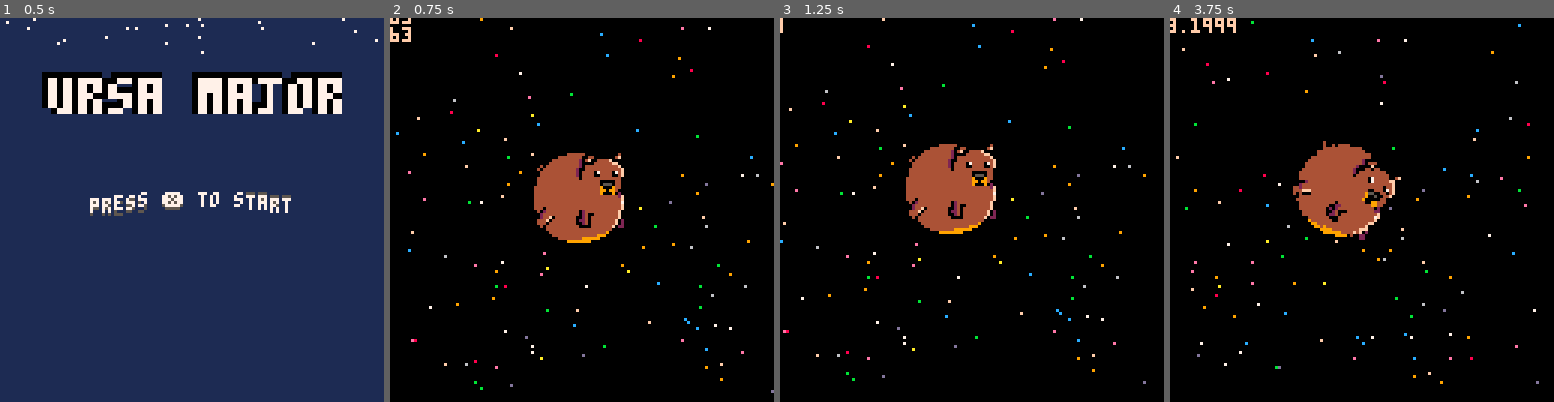
Above: before the commit, frames 1-4 (left to right).
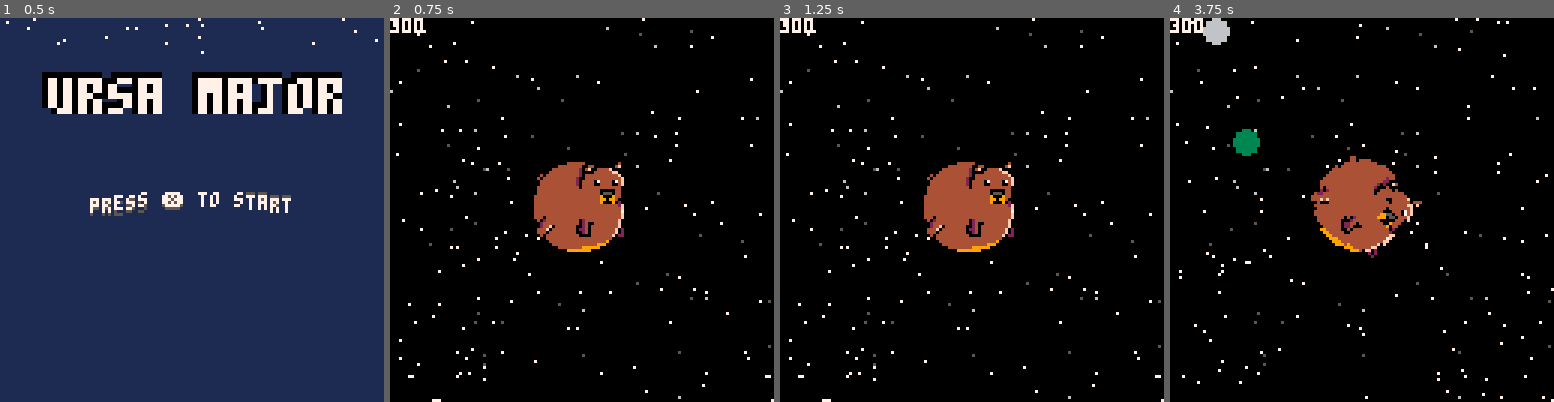
Above: after the commit, the same moments.

Repository: ekaktusz/harvest
Game: PICO-8 cartridge harvest.p8
Two runs of this game, one before a commit and one after it. Both use one fixed random seed, a clock stepped at 60 frames per second and the inputs below.
Inputs:
- Up to frame 1 (0.5 s): tap X (X key) at 0.33 s
- Up to frame 2 (0.75 s): tap O (Z key) at 0.7 s
- Up to frame 3 (1.25 s): tap X (X key) at 1.07 s
- Up to frame 4 (3.75 s): hold Right 1.6-2.1 s; tap O (Z key) every 0.4 s from 1.7 to 3.7 s; tap X (X key) at 1.85, 2.97 s; hold Up 2.15-2.42 s; hold Right 2.47-3.03 s; hold Left 3.08-3.58 s; hold Down from 3.63 s (still down)

Frame 1 is identical in both runs. In frame 2, 4.1% of the frame differs, in the area x 0-100%, y 0-100%; in frame 3, 5.7%; in frame 4, 6.4%.

Commit message:
space_mvp

Diff:
--- a/harvest.p8
+++ b/harvest.p8
@@ -21,7 +21,7 @@
 #include include/mountain.lua
 #include include/stone.lua
 #include include/water.lua
-
+#include include/constellation.lua
 
 __gfx__
 ee00eeeeeeee00eeeeeeeeeeeeeeeeeeeeeee444444eeeeeeeeee444444eeeeeeeeee444444eeeeeeeeeeeeeeeeeeeeeeeeeeeeeeeeeeeee33333333eeeeeeee
--- a/include/bear.lua
+++ b/include/bear.lua
@@ -30,7 +30,7 @@
     elseif bear.level == 2 then
         --rspr(32,bear.x,bear.y,bear.angle,4,4)
         --draw_rotated_tile(bear.x, bear.y, 0/360,  121, 26, 4,false,1)
-        pd_rotate(bear.x, bear.y, bear.rot/360,  123, 28, 5,false,1)
+        pd_rotate(bear.x, bear.y, bear.rot/360,  123, 28, 5,false,1+bear.num_eaten/5)
     end
 end
 
@@ -134,6 +134,12 @@
         if btn(➡️) then
             bear.rot+=1
         end
+        if btn(⬆️) then
+            bear.rot+=1
+        end
+        if btn(⬇️) then
+            bear.rot-=1
+        end
     end
 end
 
--- /dev/null
+++ b/include/constellation.lua
@@ -0,0 +1,59 @@
+function draw_constellation()
+    --csillagkep:
+    line(8,22,24,21,7)
+    line(24,21,34,25,7)
+    line(34,25,43,30,7)
+    line(43,30,68,32,7)
+    line(43,30,44,44,7)
+    line(44,44,66,45,7)
+    line(66,45,68,32,7)
+    line(68,32,94,35,7)
+    line(66,45,88,45,7)
+    line(88,45,94,35,7)
+    line(94,35,115,41,7)
+    line(115,41,88,45,7)
+    line(88,45,95,62,7)
+    line(95,62,107,75,7)
+    line(44,44,40,59,7)
+    line(40,59,35,100,7)
+    line(40,59,53,72,7)
+    line(53,72,70,88,7)
+
+    --fontos csillagok
+    circfill(8,22,2,10)
+    circfill(24,21,2,10)
+    circfill(34,25,2,10)
+    circfill(43,30,2,10)
+    circfill(68,32,2,10)
+    circfill(44,44,2,10)
+    circfill(66,45,2,10)
+    circfill(40,59,2,10)
+    circfill(94,35,2,10)
+    circfill(88,45,2,10)
+    circfill(115,41,2,10)
+    circfill(35,100,2,10)
+    circfill(53,72,2,10)
+    circfill(70,88,2,10)
+    circfill(95,62,2,10)
+    circfill(107,75,2,10)
+
+    --kis csillagok:
+    circfill(5,11,1.5,10)
+    circfill(68,8,1.5,10)
+    circfill(55,104,1.5,10)
+    circfill(57,9,1.5,10)
+    circfill(111,96,1.5,10)
+    circfill(85,92,1.5,10)
+    circfill(5,11,1.5,10)
+    circfill(15,62,1.5,10)
+    circfill(23,80,1.5,10)
+    circfill(105,31,1.5,10)
+    circfill(33,67,1.5,10)
+    circfill(120,92,1.5,10)
+    circfill(99,119,1.5,10)
+    circfill(86,104,1.5,10)
+    circfill(4,2,1.5,10)
+    circfill(117,108,1.5,10)
+    circfill(3,90,1.5,10)
+
+end
--- a/include/particles.lua
+++ b/include/particles.lua
@@ -124,20 +124,22 @@
 	end
 end
 
-function update_explode()
+function update_explode(spd)
+    local _spd = spd or 0.4
 	for i=1,#sparks do
 		if sparks[i].alive then
 			sparks[i].x+=sparks[i].velx / sparks[i].mass
 			sparks[i].y+=sparks[i].vely / sparks[i].mass
-			sparks[i].r-=0.4
-			if sparks[i].r<0.1then--kill particle when too small
+			sparks[i].r-=_spd
+			if sparks[i].r<0.1 then--kill particle when too small
 				sparks[i].alive=false
 			end
 		end
 	end
 end
 
-function draw_explode()
+function draw_explode(color)
+    local _color = color or 7
     for i=1, #sparks do
 		if sparks[i].alive then
 			circfill(
@@ -145,7 +147,7 @@
                 sparks[i].y, --y pos
                 sparks[i].r, --radius
                 --5+rnd(5) --color
-                7
+                _color
 			)
 	    end
 	end
--- a/include/space_level.lua
+++ b/include/space_level.lua
@@ -1,10 +1,14 @@
 function init_space_level()
     space = {
         background_stars = init_stars(),
-        planets = init_planets()
+        planets = init_planets(),
+        anim_time = 60,
+        anim_timer = 0
     }
     current_level = "space"
     bear.level = 2
+    finished = false
+
     sstar_init()
 end
 
@@ -41,21 +45,32 @@
 
 function draw_space_level()
     cls(0)
-    camera_follow_bear()
+
+    --camera_follow_bear()
     for star in all(space.background_stars) do
         pset(star.x,star.y,star.c)
     end
-    for planet in all(space.planets) do
-        circfill(planet.x, planet.y, planet.r, planet.c)
-        --circfill(planet.x+1, planet.y+1, planet.r-2, planet.c+1)
+
+    sstar_draw()
+
+    if not finished then
+        draw_parts(bear_parts)
+        draw_bear()
     end
 
-    draw_parts(bear_parts)
-    draw_bear()
+    if finished and space.anim_time < 20 then
+        draw_constellation()
+    end
 
+    if not finished then
+        for planet in all(space.planets) do
+            circfill(planet.x, planet.y, planet.r, planet.c)
+            --circfill(planet.x+1, planet.y+1, planet.r-2, planet.c+1)
+        end
+    end
+    --log(current_level)
 
-    sstar_draw()
-    --log(current_level)
+    draw_explode(5+rnd(5))
 end
 
 function update_space_level()
@@ -63,4 +78,11 @@
     --update_parts(bear_parts)
     update_controls_bear()
     sstar_update()
+    update_explode(0.1)
+
+    if bear.num_eaten >= 1 and space.anim_time >0  then
+        finished = true
+        explode(63,63,bear.w,500,300)
+        space.anim_time -= 1
+    end
 end
--- a/include/thirdparty.lua
+++ b/include/thirdparty.lua
@@ -240,7 +240,16 @@
   end
 
 function dist(x1,y1,x2,y2)
-	return sqrt((x2-x1) * (x2-x1) + (y2-y1) * (y2-y1))
+	--return sqrt((x2-x1) * (x2-x1) + (y2-y1) * (y2-y1))
+	local xdif=x1-x2
+    local ydif=y1-y2
+
+    local atan=atan2(xdif,ydif)
+
+    local xdist=cos(atan)*xdif
+    local ydist=sin(atan)*ydif
+
+    return xdist+ydist
 end
 
 function clear_table(t)
@@ -251,28 +260,38 @@
 
 
 function sstar_init()
-    sp,dim,l,msp=.02,500,6,3
+    sp,dim,l,msp=.05,500,6,1.5
+	l2=0
     spsq=msp*msp
     cam={x=rnd(dim),y=rnd(dim),vx=0,vy=0}
     stars={}
+	planets={}
     for i=0,l do
         stars[i]={}
+		planets[i]={}
     end
     for i=1,20 do
         for j=0,l do
-            add(stars[j],{x=rnd(dim),y=rnd(dim),c=rnd(10)+6})
+            add(stars[j],{x=rnd(dim),y=rnd(dim),c=7})
         end
     end
+	--for i=1,1 do
+    --    for j=0,l2 do
+    --        add(planets[j],{x=rnd(dim),y=rnd(dim),c=7})
+    --    end
+    --end
 end
 
 function sstar_update()
     local vx,vy=cam.vx,cam.vy
     cam.x+=vx
     cam.y+=vy
-    if(btn(⬅️))vx+=sp
-    if(btn(➡️))vx-=sp
-    if(btn(⬆️))vy+=sp
-    if(btn(⬇️))vy-=sp
+	if not space.finished then
+		if(btn(⬅️))vx+=sp
+		if(btn(➡️))vx-=sp
+		if(btn(⬆️))vy+=sp
+		if(btn(⬇️))vy-=sp
+	end
 
     local vsq=vx*vx+vy*vy
     -- normalise vel
@@ -282,15 +301,45 @@
         vy*=vmul
     end
 
+	for planet in all(space.planets) do
+		if planet.x > 0 and planet.y < 128 and planet.y > 0 and planet.y < 128 then
+			if (dist(bear.x,bear.y,planet.x,planet.y) < 16 + planet.r) then
+				del(space.planets,planet)
+				bear.num_eaten+=1
+			end
+		end
+	end
+
+	for planet in all(space.planets) do
+        planet.x+=vx
+		planet.y+=vy
+    end
+
     cam.vx,cam.vy=vx,vy
 end
 
 function sstar_draw()
-    cls()
+    --cls()
     --for i=0,20 do rectfill(rnd(136)-4,rnd(136)-4,2,2,0)end
     --line(63,63,63+cam.vx,63+cam.vy,8)
 
-    for j=0,l do
+	bear.x = 63 + cam.vx
+    bear.y = 63 + cam.vy
+
+    for j=0,l2 do
+        --camera(cam.x/j,cam.y/j)
+        for i=1,#planets[j] do
+            s=planets[j][i]
+
+			--circ(bear.x,bear.y,16,8) --bear hitbox
+
+			circfill((s.x+cam.x)%128,(s.y+cam.y)%128,3,s.c)
+
+
+        end
+    end
+
+	for j=0,l do
         --camera(cam.x/j,cam.y/j)
         for i=1,#stars[j] do
             s=stars[j][i]
@@ -298,10 +347,7 @@
         end
     end
 
-    bear.x = 63 + cam.vx
-    bear.y = 63 + cam.vy
-
-	print(bear.x)
-	print(bear.y)
-    draw_bear()
-end
+    --draw_bear()
+
+	print(count(space.planets))
+end
